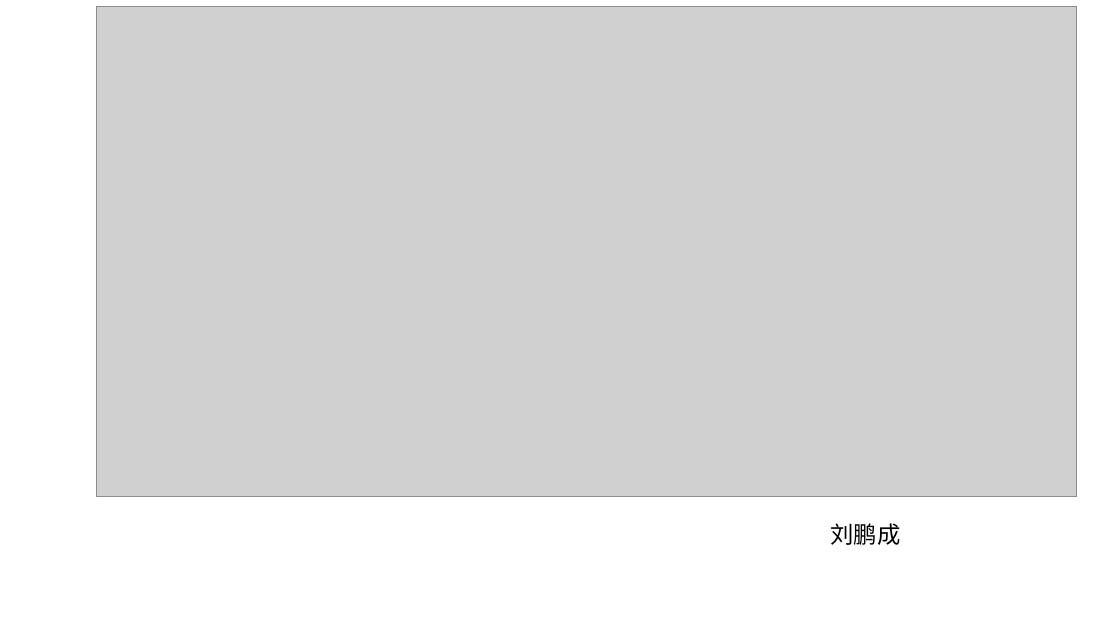
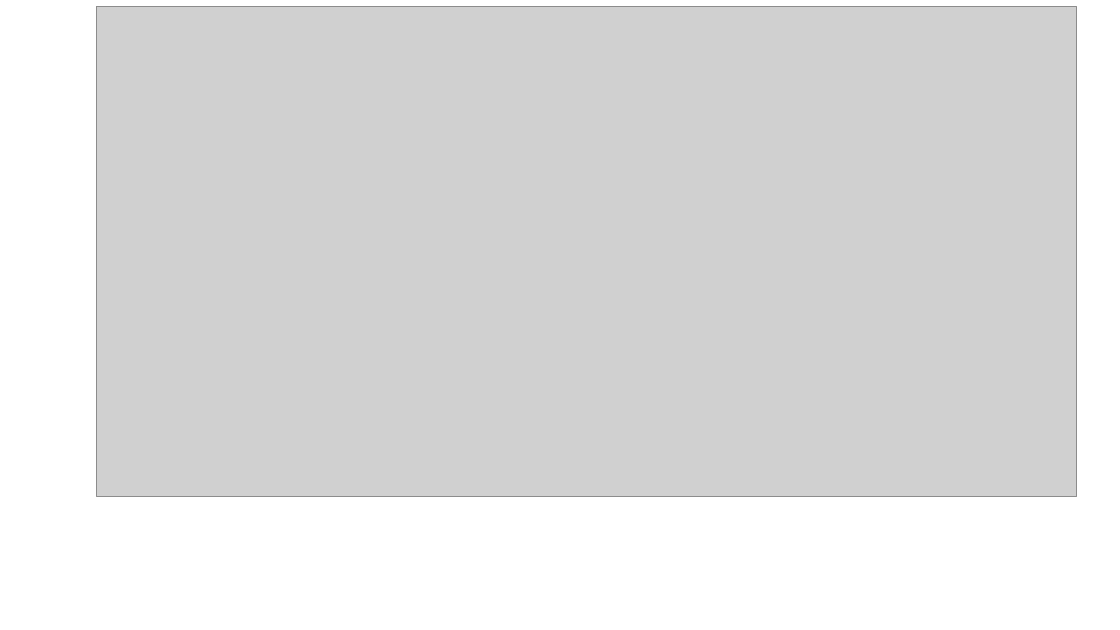
Before and after one commit to jishuzhinang/SharingList, a slide deck: slide 1 of 2020年度/技术智囊第2期 Kubernetes的那些事/Kubernetes的那些事.pptx. Drawn at 1120x630 pixels with LibreOffice and Linux fonts; fonts in the diff are those of the drawing; grey boxes stand for pictures. Boxes give left, top, right and bottom in pixels: in the first picture for what was removed or moved away, otherwise in the second. Text is boxed around its words. In the diff, an @@ line names an element or a change of style, - is before the commit and + after.

```diff
--- a/2020年度/技术智囊第2期 Kubernetes的那些事/Kubernetes的那些事.pptx
+++ b/2020年度/技术智囊第2期 Kubernetes的那些事/Kubernetes的那些事.pptx
@@ text removed at bbox=[830, 523, 900, 545] @@
-刘鹏成
```
Also in this commit, not shown: 3 other files.
